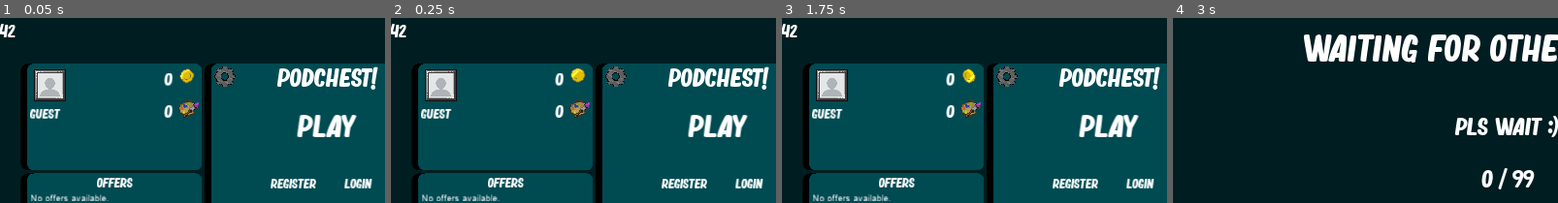
Above: before the commit, frames 1-4 (left to right).
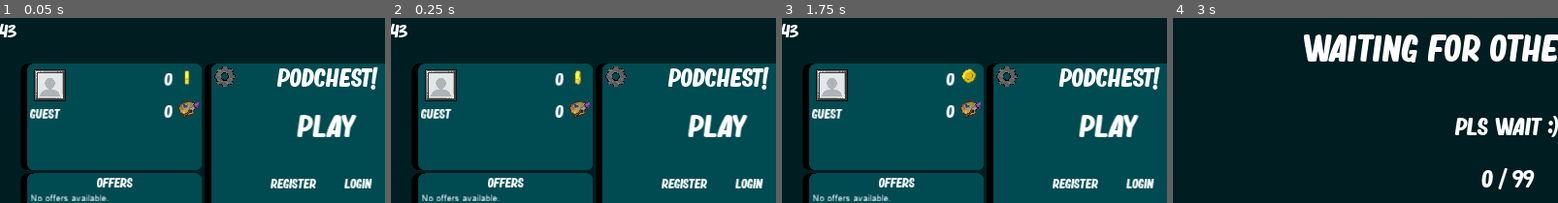
Above: after the commit, the same moments.

Repository: Ludermis/Podchest
Game: Godot game, scene res://Prefabs/Scenes/MainScene.tscn
Same seed, same stepped clock (60 frames per second), same inputs: the game is played once before the commit and once after it.
Inputs (mouse positions are % of the whole screen's width and height, from its top left):
- Up to frame 1 (0.05 s): no input
- Up to frame 2 (0.25 s): no input
- Up to frame 3 (1.75 s): click "Play" at 0.5 s; click "Main Menu" at 1.25 s
- Up to frame 4 (3 s): click "Play" at 2 s; tap Enter at 2.75 s; move the mouse to (72, 44) at 2.77 s; hold D (right) from 2.78 s (still down); tap Mouse wheel down (wheeldown) at 2.85 s
The pictures show only the part of the screen within x 7-57%, y 0-50%; the shares and areas given below are measured in that part.

The runs differ from the first frame. In frame 1, 0.3% of the frame differs, in the area x 2-51%, y 3-37%; in frame 2, 0.3%; in frame 3, 0.3%; in frame 4, nothing differs.

Commit message:
Lynext
Build 43

Diff:
--- a/Prefabs/Scenes/MainScene.tscn
+++ b/Prefabs/Scenes/MainScene.tscn
@@ -481,7 +481,7 @@
 position = Vector2( 411.432, 42.1931 )
 scale = Vector2( 2, 2 )
 frames = SubResource( 13 )
-frame = 2
+frame = 7
 playing = true
 
 [node name="APSprite" type="AnimatedSprite" parent="AccountPanel"]
--- a/Scripts/Base/Character.gd
+++ b/Scripts/Base/Character.gd
@@ -11,17 +11,23 @@
 var pressed = {"right": false, "left": false, "up": false, "down": false}
 
 func setSkin (newSkin):
+	if skin == newSkin:
+		return
 	skin = newSkin
-	if skin != "":
-		var atlas = load("res://Sprites/Characters/" + skin.to_lower() + ".png")
-		$Skin/Body.texture.atlas = atlas
-		$Skin/Head.texture.atlas = atlas
-		$Skin/Leg1.texture.atlas = atlas
-		$Skin/Leg2.texture.atlas = atlas
-		$Skin/Hand1.texture.atlas = atlas
-		$Skin/Hand2.texture.atlas = atlas
+	var toLoad = skin
+	if toLoad == "":
+		toLoad = characterName
+	var atlas = load("res://Sprites/Characters/" + toLoad.to_lower() + ".png")
+	$Skin/Body.texture.atlas = atlas
+	$Skin/Head.texture.atlas = atlas
+	$Skin/Leg1.texture.atlas = atlas
+	$Skin/Leg2.texture.atlas = atlas
+	$Skin/Hand1.texture.atlas = atlas
+	$Skin/Hand2.texture.atlas = atlas
 
 func setAnimation (anim):
+	if animation == anim:
+		return
 	animation = anim
 	if !animationsNeedRotation.has(animation):
 		$Skin.rotation = 0
@@ -29,11 +35,25 @@
 		$Skin/AnimationPlayer.play(animation)
 
 func setPlayerName (pName):
+	if playerName == pName:
+		return
 	playerName = pName
 	$NameLabel.text = playerName
 
 func readyCustom():
 	pass
+
+func inputHandler():
+	if Input.is_action_just_pressed('skill1'):
+		skills[1].use()
+	if Input.is_action_just_pressed('skill2'):
+		skills[2].use()
+	if Input.is_action_just_pressed('skill3'):
+		skills[3].use()
+	if Input.is_action_just_released('wheeldown'):
+		$Camera2D.zoomLevel = min($Camera2D.zoomLevel + 1,4)
+	if Input.is_action_just_released('wheelup'):
+		$Camera2D.zoomLevel = max($Camera2D.zoomLevel - 1,1)
 
 func skillSystem (delta):
 	for i in skills:
--- a/Scripts/Characters/Mold.gd
+++ b/Scripts/Characters/Mold.gd
@@ -1,77 +1,53 @@
 extends "res://Scripts/Base/Character.gd"
 
-var disguised setget setDisguised
-var fakeDirts = {}
-var remainingClonesToSummon = 0
-var foundEnemy = -1
+var disguised = -1 setget setDisguised
 
 func setDisguised (who):
+	if (who != -1 && !Vars.objects.has(who)) || disguised == who:
+		return
 	disguised = who
-	if disguised == id:
+	#print(str(id, " ", disguised))
+	if disguised == -1:
 		$NameLabel.text = playerName
 		$NameLabel.modulate = Vars.teams[team]["color"].blend(Color(1,1,1,0.5))
 		$Skin.free()
 		add_child(load("res://Prefabs/Skins/" + characterName + ".tscn").instance())
-	elif disguised != id:
+	else:
 		$NameLabel.text = Vars.objects[disguised].playerName
 		$NameLabel.modulate = Vars.teams[Vars.objects[disguised]["team"]]["color"].blend(Color(1,1,1,0.5))
 		$Skin.free()
 		add_child(load("res://Prefabs/Skins/" + Vars.objects[disguised]["characterName"] + ".tscn").instance())
 
-func tree_exited():
-	.tree_exited()
-	if Client.selfPeerID == Vars.roomMaster:
-		for i in fakeDirts:
-			var dirtID = fakeDirts[i]
-			if Vars.objects.has(dirtID):
-				get_tree().root.get_node("Main").rpc_id(1,"objectRemoved",Client.selfPeerID,dirtID)
-				Vars.objects[dirtID].queue_free()
-
-func inputHandler():
-	.inputHandler()
-	if Input.is_action_just_pressed('skill3'):
-		useSkill(3)
-		get_tree().root.get_node("Main").rpc_id(1,"objectCalled",Client.selfPeerID,id,"useSkill",[3])
+	if !animationsNeedRotation.has(animation):
+		$Skin.rotation = 0
+	if $Skin/AnimationPlayer.assigned_animation != animation:
+		$Skin/AnimationPlayer.play(animation)
 
 func _init():
 	characterName = "Mold"
 
 func readyCustom():
-	disguised = id
-	var skill1 = preload("res://Scripts/Skills/Villager/VillagerQSkill.gd").new()
-	skill1.id = 1
-	skill1.characterNode = id
+	if id == Client.selfPeerID:
+#		skills[1] = preload("res://Scripts/Skills/Xedarin/XedarinQSkill.gd").new()
+#		skills[1].id = 1
+#		skills[1].characterNode = id
+#		skills[1].init()
+#
+#		skills[2] = preload("res://Scripts/Skills/Xedarin/XedarinESkill.gd").new()
+#		skills[2].id = 2
+#		skills[2].characterNode = id
+#		skills[2].init()
 
-	var skill2 = preload("res://Scripts/Skills/Villager/VillagerESkill.gd").new()
-	skill2.id = 2
-	skill2.characterNode = id
-
-	var skill3 = preload("res://Scripts/Skills/Mold/MoldRSkill.gd").new()
-	skill3.id = 3
-	skill3.characterNode = id
-
-	skills[1] = skill1
-	skills[2] = skill2
-	skills[3] = skill3
-
-func _on_DirtTimer_timeout():
-	._on_DirtTimer_timeout()
-	if Client.selfPeerID == Vars.roomMaster && disguised != id:
-		var vec = Vars.optimizeVector(position + Vector2(32,32),64)
-		if !fakeDirts.has(vec) && (!Vars.dirts.has(vec) || Vars.dirts[vec]["team"] == team):
-			fakeDirts[vec] = -1
-			get_tree().root.get_node("Main").rpc_id(1,"objectCreated",Client.selfPeerID,"res://Prefabs/Objects/FakeDirt.tscn",{"whoSummoned": id, "position": vec, "realColor": Vars.teams[Vars.objects[disguised]["team"]]["color"]})
+		skills[3] = preload("res://Scripts/Skills/Mold/MoldRSkill.gd").new()
+		skills[3].id = 3
+		skills[3].characterNode = id
+		skills[3].init()
 
 func _physics_process(delta):
-	animationHandler()
-	skillSystem(delta)
-	impactSystem(delta)
-	if Client.selfPeerID == Vars.roomMaster && remainingClonesToSummon > 0:
-		get_tree().root.get_node("Main").rpc_id(1,"objectCreated",Client.selfPeerID,"res://Prefabs/Objects/FakePlayer.tscn",{"whoSummoned": id, "position": position, "disguised": foundEnemy})
-		remainingClonesToSummon -= 1
-		get_tree().root.get_node("Main").rpc_id(1,"objectUpdated",Client.selfPeerID,id,{"remainingClonesToSummon": remainingClonesToSummon})
 	if id == Client.selfPeerID:
+		pressed = {"left": Input.is_action_pressed('left'), "right": Input.is_action_pressed('right'), "up": Input.is_action_pressed('up'), "down": Input.is_action_pressed('down')}
+		skillSystem(delta)
 		inputHandler()
-		movementHandler()
-		var sendingDict = {"position": position, "animation": animation, "desiredDirection": desiredDirection}
-		get_tree().root.get_node("Main").rpc_id(1,"objectUpdated",Client.selfPeerID,id,sendingDict)
+		var dict = {}
+		dict["pressed"] = pressed
+		get_tree().root.get_node("Main").rpc_id(1,"objectUpdated",Client.selfPeerID,id,dict)
--- a/Scripts/Characters/Villager.gd
+++ b/Scripts/Characters/Villager.gd
@@ -16,18 +16,6 @@
 	if id != Client.selfPeerID:
 		scytheRotation = rot
 		$Schyte.rotation = rot
-
-func inputHandler():
-	if Input.is_action_just_pressed('skill1'):
-		skills[1].use()
-	if Input.is_action_just_pressed('skill2'):
-		skills[2].use()
-	if Input.is_action_just_pressed('skill3'):
-		skills[3].use()
-	if Input.is_action_just_released('wheeldown'):
-		$Camera2D.zoomLevel = min($Camera2D.zoomLevel + 1,4)
-	if Input.is_action_just_released('wheelup'):
-		$Camera2D.zoomLevel = max($Camera2D.zoomLevel - 1,1)
 
 func _init():
 	characterName = "Villager"
--- a/Scripts/Characters/Xedarin.gd
+++ b/Scripts/Characters/Xedarin.gd
@@ -1,16 +1,4 @@
 extends "res://Scripts/Base/Character.gd"
-
-func inputHandler():
-	if Input.is_action_just_pressed('skill1'):
-		skills[1].use()
-	if Input.is_action_just_pressed('skill2'):
-		skills[2].use()
-	if Input.is_action_just_pressed('skill3'):
-		skills[3].use()
-	if Input.is_action_just_released('wheeldown'):
-		$Camera2D.zoomLevel = min($Camera2D.zoomLevel + 1,4)
-	if Input.is_action_just_released('wheelup'):
-		$Camera2D.zoomLevel = max($Camera2D.zoomLevel - 1,1)
 
 func _init():
 	characterName = "Xedarin"
--- a/Scripts/Global/Vars.gd
+++ b/Scripts/Global/Vars.gd
@@ -15,7 +15,7 @@
 var time : float = 0 setget ,getTime
 var objects = {}
 var ping = 9999
-var build = "42"
+var build = "43"
 var buildConfirmed = false
 var newBuildIfMineWrong
 
--- a/Scripts/Objects/FakeDirt.gd
+++ b/Scripts/Objects/FakeDirt.gd
@@ -2,25 +2,15 @@
 
 var maxSize
 var realColor
-var whoSummoned
 var id
 
 func _ready():
 	maxSize = scale.x
 	scale.x = 0.4
 	scale.y = 0.4
-	if !Vars.objects.has(whoSummoned):
-		get_tree().root.get_node("Main").rpc_id(1,"objectRemoved",Client.selfPeerID,id)
-		queue_free()
-		return
-	Vars.objects[whoSummoned]["fakeDirts"][position] = id
-	get_tree().root.get_node("Main").rpc_id(1,"objectUpdated",Client.selfPeerID,whoSummoned,{"fakeDirts": Vars.objects[whoSummoned].fakeDirts})
 	connect("tree_exited", self, "tree_exited")
 
 func tree_exited():
-	if Vars.objects.has(whoSummoned):
-		if Vars.objects[whoSummoned]["fakeDirts"].has(position):
-			Vars.objects[whoSummoned]["fakeDirts"].erase(position)
 	if Vars.objects.has(id):
 		Vars.objects.erase(id)
 
@@ -28,10 +18,6 @@
 	if modulate == realColor && scale.x == maxSize && scale.y == maxSize:
 		set_process(false)
 	if modulate != realColor:
-		if !Vars.objects.has(whoSummoned):
-			get_tree().root.get_node("Main").rpc_id(1,"objectRemoved",Client.selfPeerID,id)
-			queue_free()
-			return
 		modulate.r = lerp(modulate.r,realColor.r,delta * 2)
 		modulate.g = lerp(modulate.g,realColor.g,delta * 2)
 		modulate.b = lerp(modulate.b,realColor.b,delta * 2)
--- a/Scripts/Skills/Mold/MoldRSkill.gd
+++ b/Scripts/Skills/Mold/MoldRSkill.gd
@@ -1,106 +1,40 @@
 extends "res://Scripts/Base/Skill.gd"
 
-var casting = false
-var castTime = 1.0
-var cooldown = 30
-var cooldownRemaining = 0
-var castRemaining = castTime
+var casting
+var castTime
+var castRemaining
+var cooldown
+var cooldownRemaining
 var characterNode : int
-var activeTime = 15
-var activeTimeRemaining = activeTime
-var clonesToSummon = 15
+var gotInfo = false
 
 func _ready():
 	pass
 
-func _init():
+func init ():
 	type = "cast"
+	Vars.objects[characterNode].get_tree().root.get_node("Main").rpc_id(1,"objectCalled",Client.selfPeerID,characterNode,"getSkillInfo",[characterNode,id])
 
 func use ():
-	if Client.selfPeerID == characterNode:
-		cast()
+	if cooldownRemaining <= 0 && !Vars.objects[characterNode].anySkillCasting():
+		Vars.objects[characterNode].get_tree().root.get_node("Main").rpc_id(1,"objectCalled",Client.selfPeerID,characterNode,"useSkill",[id,{}])
 
-func getSharedData ():
-	var data = {}
-	data["casting"] = casting
-	data["castTime"] = castTime
-	data["cooldown"] = cooldown
-	data["cooldownRemaining"] = cooldownRemaining
-	data["castRemaining"] = castRemaining
-	data["activeTimeRemaining"] = activeTimeRemaining
-	data["clonesToSummon"] = clonesToSummon
-	return data
+func cast (data):
+	Vars.objects[characterNode].get_tree().root.get_node("Main/CanvasLayer/ProgressBar").visible = true
+	Vars.objects[characterNode].get_tree().root.get_node("Main/CanvasLayer/Skills/Skill3/Progress").modulate = Color.blue
 
-func findRandomEnemyPlayer():
-	var rtn = characterNode
-	var idArray = []
-	for i in Vars.objects:
-		if Vars.objects[i].is_in_group("Player") && Vars.objects[i].team != Vars.objects[characterNode].team:
-			idArray.append(i)
-	if idArray.size() > 0:
-		rtn = idArray[randi() % idArray.size()]
-	return rtn
-
-func cast ():
-	if findRandomEnemyPlayer() == characterNode:
-		return
-	if Client.selfPeerID == characterNode && cooldownRemaining <= 0 && !Vars.objects[characterNode].anySkillCasting():
-		casting = true
-		Vars.objects[characterNode].get_tree().root.get_node("Main/CanvasLayer/ProgressBar").visible = true
-		Vars.objects[characterNode].get_tree().root.get_node("Main/CanvasLayer/Skills/Skill3/Progress").modulate = Color.blue
-		Vars.objects[characterNode].addImpact("RootImpact", {"timeRemaining": castTime, "animStart": "cast", "animEnd": "downIdle"}, -1)
-		castRemaining = castTime
-		activeTimeRemaining = activeTime
-		Vars.objects[characterNode].get_tree().root.get_node("Main").rpc_id(1,"objectCalled",Client.selfPeerID,characterNode,"updateSkillInfo",[id,getSharedData()])
-
-func castEnd(castAlready):
-	if Client.selfPeerID == Vars.roomMaster && !castAlready:
-		casting = false
-		cooldownRemaining = cooldown
-		castRemaining = 9999
-		Vars.objects[characterNode].get_tree().root.get_node("Main").rpc_id(1,"objectCalled",Client.selfPeerID,characterNode,"updateSkillInfo",[id,getSharedData()])
-		Vars.objects[characterNode].get_tree().root.get_node("Main").rpc_id(1,"objectCalled",Client.selfPeerID,characterNode,"skillCalled",[id,"castEnd",[true]])
-		var foundEnemy = findRandomEnemyPlayer()
-		if foundEnemy == characterNode:
-			return
-		Vars.objects[characterNode].disguised = foundEnemy
-		Vars.objects[characterNode].foundEnemy = foundEnemy
-		Vars.objects[characterNode].remainingClonesToSummon = clonesToSummon
-		Vars.objects[characterNode].get_tree().root.get_node("Main").rpc_id(1,"objectUpdated",Client.selfPeerID,characterNode,{"disguised": foundEnemy, "foundEnemy": foundEnemy, "remainingClonesToSummon": clonesToSummon})
-	if Client.selfPeerID == characterNode:
-		Vars.objects[characterNode].get_tree().root.get_node("Main/CanvasLayer/ProgressBar").visible = false
+func castEnd(data):
+	Vars.objects[characterNode].get_tree().root.get_node("Main/CanvasLayer/ProgressBar").visible = false
 
 func update(delta):
-	if Client.selfPeerID == characterNode:
-		if !casting:
-			if cooldownRemaining > 0:
-				Vars.objects[characterNode].get_tree().root.get_node("Main/CanvasLayer/Skills/Skill3/Progress").get_material().set_shader_param("value",((cooldown - cooldownRemaining) / cooldown) * 100)
-				Vars.objects[characterNode].get_tree().root.get_node("Main/CanvasLayer/Skills/Skill3/Progress").modulate = Color.red
-			else:
-				Vars.objects[characterNode].get_tree().root.get_node("Main/CanvasLayer/Skills/Skill3/Progress").get_material().set_shader_param("value",101)
-				Vars.objects[characterNode].get_tree().root.get_node("Main/CanvasLayer/Skills/Skill3/Progress").modulate = Color.lime
-		if casting:
+	if !gotInfo:
+		return
+	if !casting:
+		if cooldownRemaining > 0:
+			Vars.objects[characterNode].get_tree().root.get_node("Main/CanvasLayer/Skills/Skill3/Progress").get_material().set_shader_param("value",((cooldown - cooldownRemaining) / cooldown) * 100)
+			Vars.objects[characterNode].get_tree().root.get_node("Main/CanvasLayer/Skills/Skill3/Progress").modulate = Color.red
+		else:
+			Vars.objects[characterNode].get_tree().root.get_node("Main/CanvasLayer/Skills/Skill3/Progress").get_material().set_shader_param("value",101)
+			Vars.objects[characterNode].get_tree().root.get_node("Main/CanvasLayer/Skills/Skill3/Progress").modulate = Color.lime
+	else:
 			Vars.objects[characterNode].get_tree().root.get_node("Main/CanvasLayer/ProgressBar").value = (castTime - castRemaining) / castTime * 100
-	if Client.selfPeerID == Vars.roomMaster:
-		var dict = {}
-		if Vars.objects[characterNode].disguised != characterNode:
-			activeTimeRemaining -= delta
-			dict["activeTimeRemaining"] = activeTimeRemaining
-		if casting:
-			castRemaining -= delta
-			dict["castRemaining"] = castRemaining
-			if castRemaining <= 0:
-				castEnd(false)
-		elif cooldownRemaining > 0:
-			cooldownRemaining -= delta
-			dict["cooldownRemaining"] = cooldownRemaining
-		if !dict.empty():
-			Vars.objects[characterNode].get_tree().root.get_node("Main").rpc_id(1,"objectCalled",Client.selfPeerID,characterNode,"updateSkillInfo",[id,dict])
-		if Vars.objects[characterNode].disguised != characterNode && activeTimeRemaining <= 0:
-			Vars.objects[characterNode].disguised = characterNode
-			Vars.objects[characterNode].get_tree().root.get_node("Main").rpc_id(1,"objectUpdated",Client.selfPeerID,characterNode,{"disguised": characterNode})
-			for i in Vars.objects[characterNode].fakeDirts:
-				var dirtID = Vars.objects[characterNode].fakeDirts[i]
-				if Vars.objects.has(dirtID):
-					Vars.objects[characterNode].get_tree().root.get_node("Main").rpc_id(1,"objectRemoved",Client.selfPeerID,dirtID)
-					Vars.objects[dirtID].queue_free()
--- a/Scripts/Skills/Xedarin/XedarinRSkill.gd
+++ b/Scripts/Skills/Xedarin/XedarinRSkill.gd
@@ -7,7 +7,6 @@
 var cooldownRemaining
 var characterNode : int
 var gotInfo = false
-var area
 
 func _ready():
 	pass
Binary file changed: Sprites/Characters/mold.png
